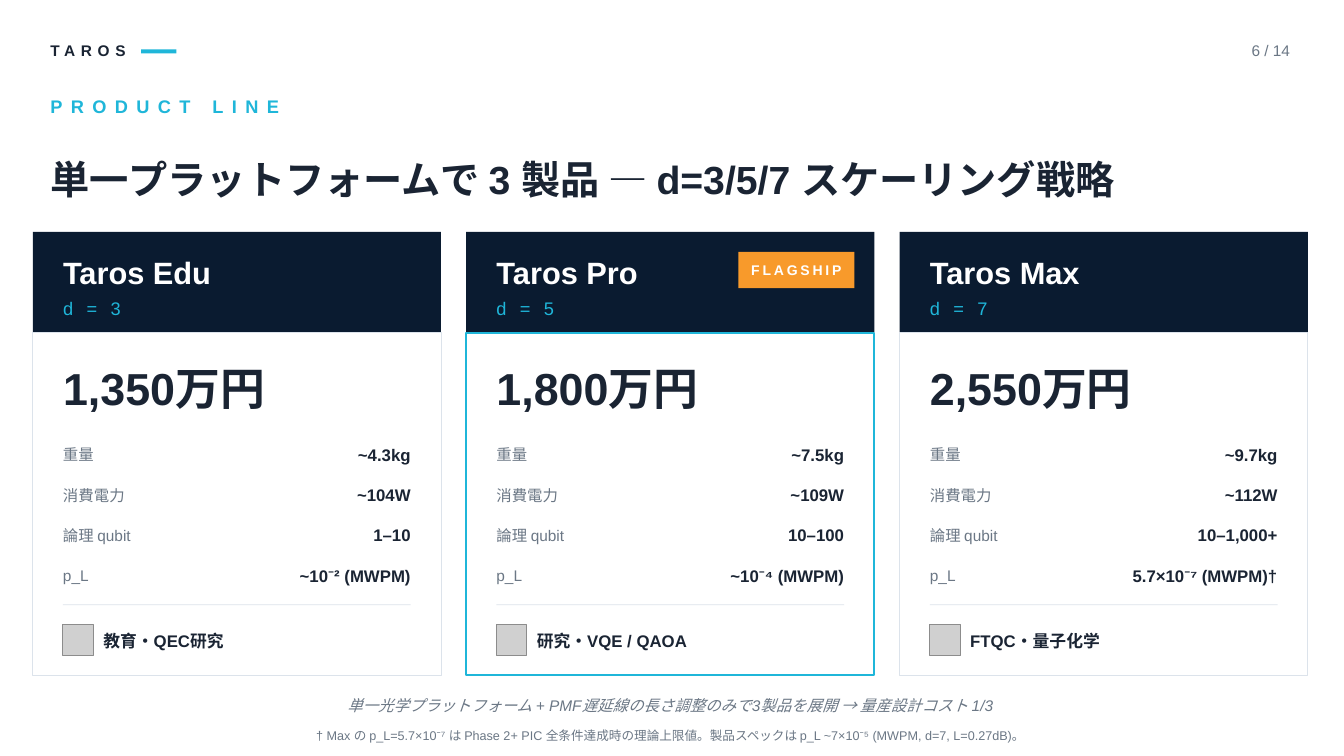
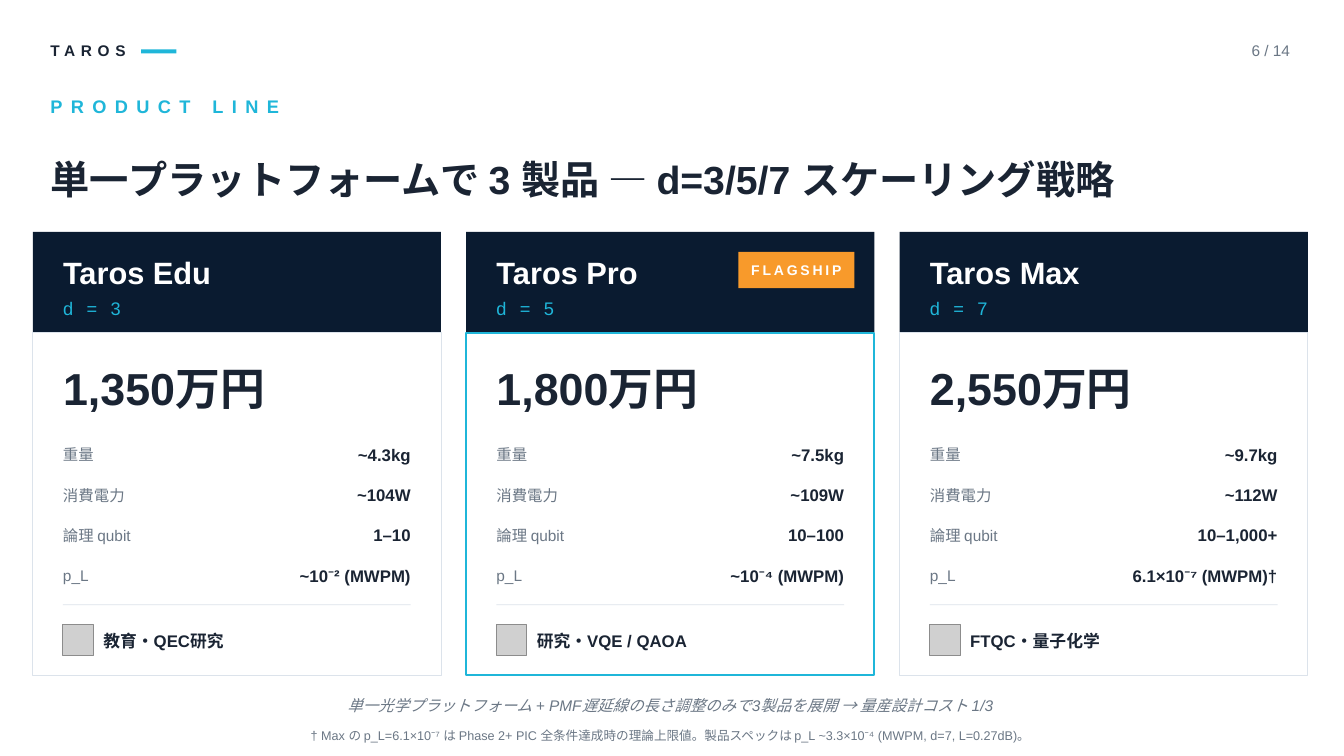
Before and after one commit to TomohiroTani28/Taros, a slide deck: slide 6 of assets/TAROS_Investor_Pitch_Revised.pptx. Drawn at 1344x756 pixels with LibreOffice and Linux fonts; fonts in the diff are those of the drawing; grey boxes stand for pictures. Boxes give left, top, right and bottom in pixels: in the first picture for what was removed or moved away, otherwise in the second. Text is boxed around its words. In the diff, an @@ line names an element or a change of style, - is before the commit and + after.

```diff
--- a/assets/TAROS_Investor_Pitch_Revised.pptx
+++ b/assets/TAROS_Investor_Pitch_Revised.pptx
@@ text at bbox=[1133, 570, 1277, 586]: text changed @@
-5.7×10⁻⁷ (MWPM)†
+6.1×10⁻⁷ (MWPM)†
@@ text at bbox=[321, 729, 1030, 743]: text changed @@
-† Max の p_L=5.7×10⁻⁷ は Phase 2+ PIC 全条件達成時の理論上限値。製品スペックは p_L ~7×10⁻⁵ (MWPM, d=7, L=0.27dB)。
+† Max の p_L=6.1×10⁻⁷ は Phase 2+ PIC 全条件達成時の理論上限値。製品スペックは p_L ~3.3×10⁻⁴ (MWPM, d=7, L=0.27dB)。
```
Also in this commit, not shown: 5 other slides changed, 12 other files.
